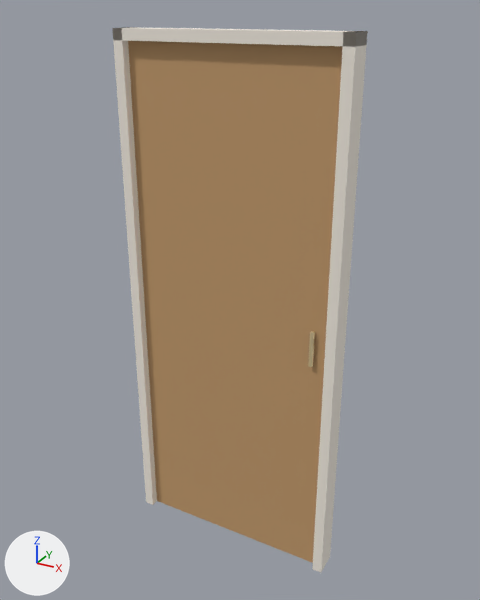
One commit to the glTF model dist/web/modelos/porta_90.glb: the scene before it, then after it.
Rendered twice from a camera (50 mm lens) standing at (1.16, -2.05, 2.16) and looking at (0.01, 0.04, 1.12). Every picture has the same lights, and +X, +Y and +Z are marked at lower left. The picture after the commit comes second. Vertices at exactly the same position are counted once.

In view in the first picture: 'porta_90'.
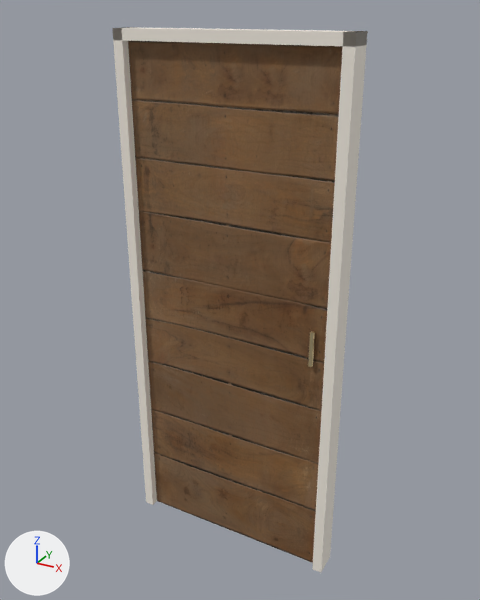
Where the change shows, as pixel boxes [x1, y1, x2, y2] in the pictures (480 x 600 px):
'porta_90', surface changed (darker): [123, 38, 345, 565] in both

Diff of the bpy script that builds the scene:
```diff
--- a/dist/web/modelos/porta_90.glb.py
+++ b/dist/web/modelos/porta_90.glb.py
@@ img_wood_planks_roughness_metallic_roughness @@
+img_wood_planks_roughness_metallic_roughness = load_image('wood_planks_roughness_metallic_roughness', '_unpacked/wood_planks_roughness_metallic_roughness', 2048, 2048, 'Non-Color')
@@ img_wood_planks_diffuse @@
+img_wood_planks_diffuse = load_image('wood_planks_diffuse', '_unpacked/wood_planks_diffuse', 2048, 2048, 'sRGB')
@@ img_wood_planks_normal @@
+img_wood_planks_normal = load_image('wood_planks_normal', '_unpacked/wood_planks_normal', 2048, 2048, 'Non-Color')
@@ mat_madeira_porta @@
 mat_madeira_porta = bpy.data.materials.new('madeira_porta')
-# nodes: BsdfPrincipled, OutputMaterial
-# colours: brown #c29a6b
+# nodes: BsdfPrincipled, Math x2, NormalMap, OutputMaterial, SeparateColor, TexImage x3
+# uses the picture img_wood_planks_diffuse
+# uses the picture img_wood_planks_normal
+# uses the picture img_wood_planks_roughness_metallic_roughness
@@ me_porta_90 @@
 me_porta_90.from_pydata(...)  # 36 vertices, 60 faces; spans x -0.45..0.45, y -0.05..0.05, z 0.0..2.1
 # used by ob_porta_90; location = (0.0, 0.0, 0.0)
+# me_porta_90 part 1: texture (UV) coordinates changed
 me_porta_90.materials.append(mat_branco_quente)
```
